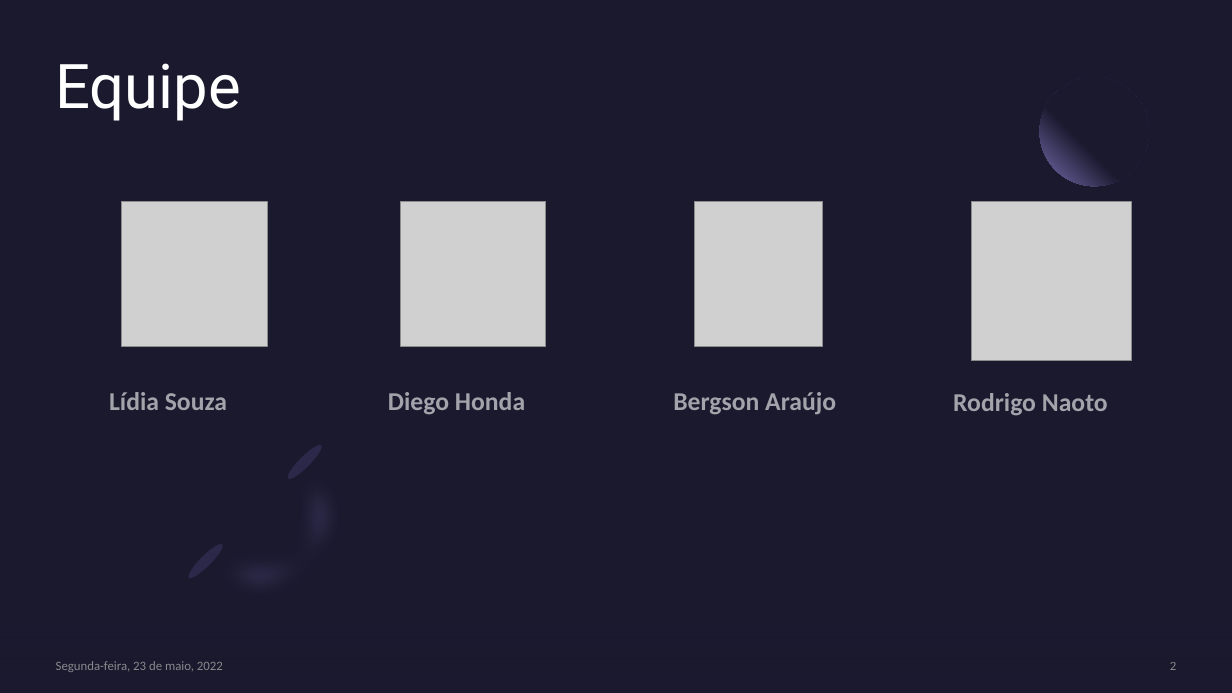
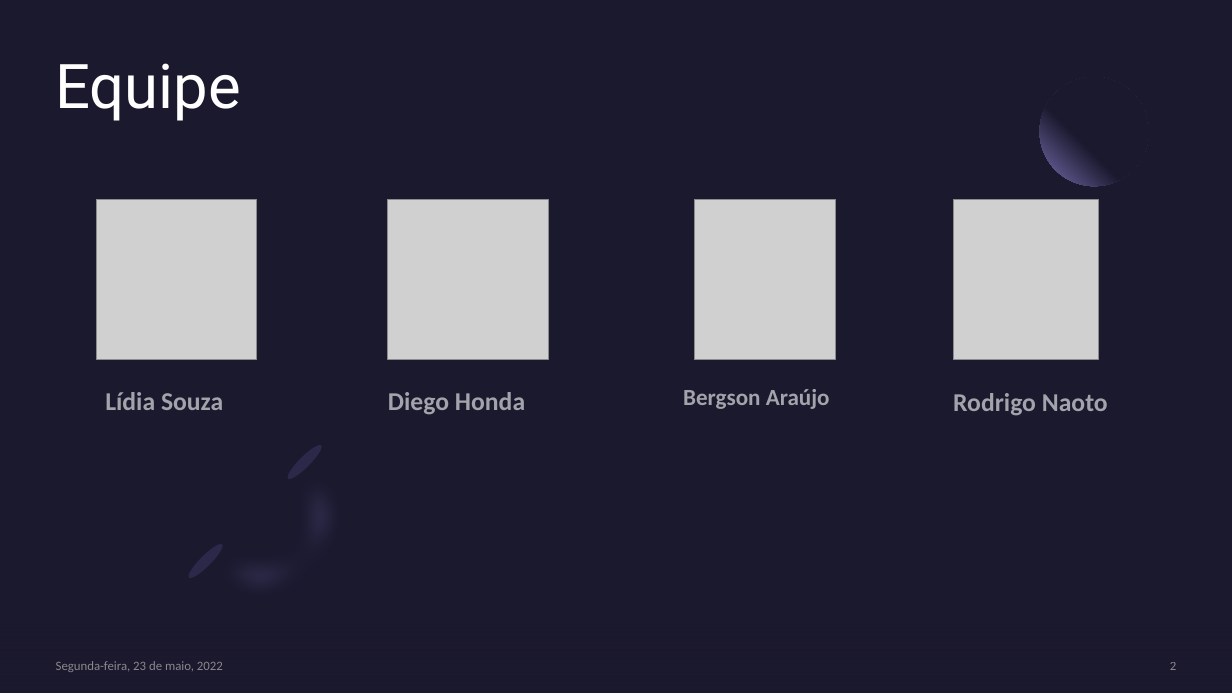
Before and after one commit to lidiambsouza/price_properties, a slide deck: slide 2 of Modelo Imobiliário.pptx. Drawn at 1232x693 pixels with LibreOffice and Linux fonts; fonts in the diff are those of the drawing; grey boxes stand for pictures. Boxes give left, top, right and bottom in pixels: in the first picture for what was removed or moved away, otherwise in the second. Text is boxed around its words. In the diff, an @@ line names an element or a change of style, - is before the commit and + after.

```diff
--- a/Modelo Imobiliário.pptx
+++ b/Modelo Imobiliário.pptx
@@ picture: place and size @@
-picture at [122, 201, 267, 347]
+picture at [97, 200, 257, 360]
@@ picture: place and size @@
-picture at [401, 201, 546, 347]
+picture at [388, 200, 548, 360]
@@ picture: place and size @@
-picture at [695, 201, 823, 347]
+picture at [694, 200, 836, 360]
@@ picture: place and size @@
-picture at [971, 201, 1131, 360]
+picture at [954, 200, 1099, 360]
@@ text "Lídia Souza": place and size @@
-text "Lídia Souza" at [109, 392, 227, 410]
+text "Lídia Souza" at [105, 392, 223, 410]
@@ text "Bergson Araújo": place and size @@
-text "Bergson Araújo" at [673, 392, 836, 415]
+text "Bergson Araújo" at [683, 389, 830, 409]
@@ text "Bergson Araújo" at [683, 389, 830, 409]: size 20 to 18 pt @@
```
Also in this commit, not shown: 16 other slides changed, 1 slide added, 1 slide removed.
